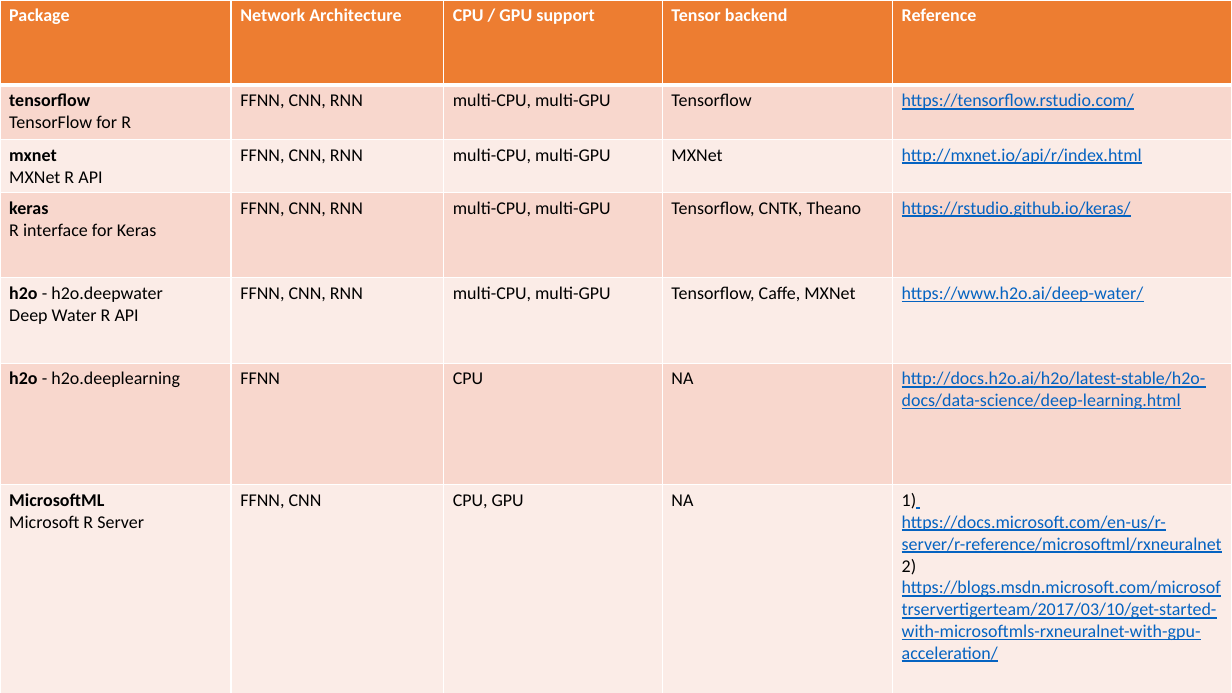
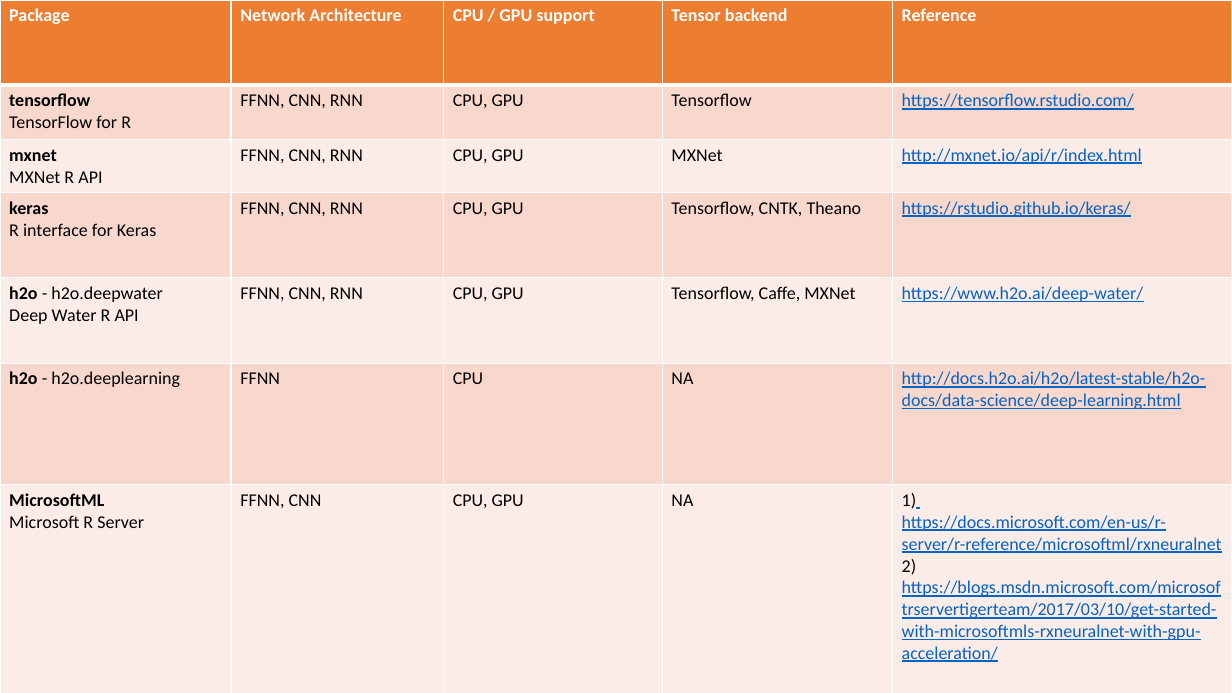
Before and after one commit to Azure/KDD2017R, a slide deck: slide 2 of Code/SentimentAnalysis/Deep Learning in R.pptx. Drawn at 1232x693 pixels with LibreOffice and Linux fonts; fonts in the diff are those of the drawing. Boxes give left, top, right and bottom in pixels: in the first picture for what was removed or moved away, otherwise in the second. Text is boxed around its words. In the diff, an @@ line names an element or a change of style, - is before the commit and + after.

Commit message:
minor slide fixes

```diff
--- a/Code/SentimentAnalysis/Deep Learning in R.pptx
+++ b/Code/SentimentAnalysis/Deep Learning in R.pptx
@@ table at (x1=0, y1=0, x2=1232, y2=693) @@
-row 2, column 3: multi-CPU, multi-GPU
+row 2, column 3: CPU, GPU
-row 3, column 3: multi-CPU, multi-GPU
+row 3, column 3: CPU, GPU
-row 4, column 3: multi-CPU, multi-GPU
+row 4, column 3: CPU, GPU
-row 5, column 3: multi-CPU, multi-GPU
+row 5, column 3: CPU, GPU
```
Also in this commit, not shown: 1 other file.
